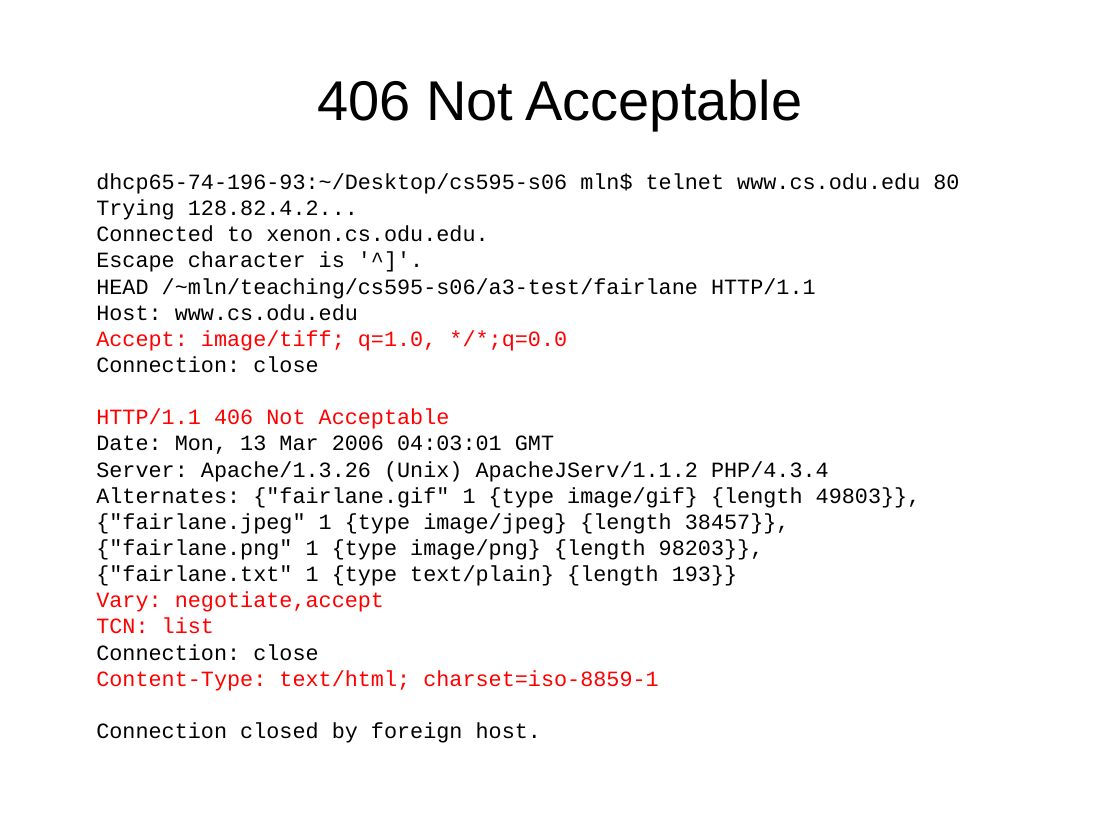
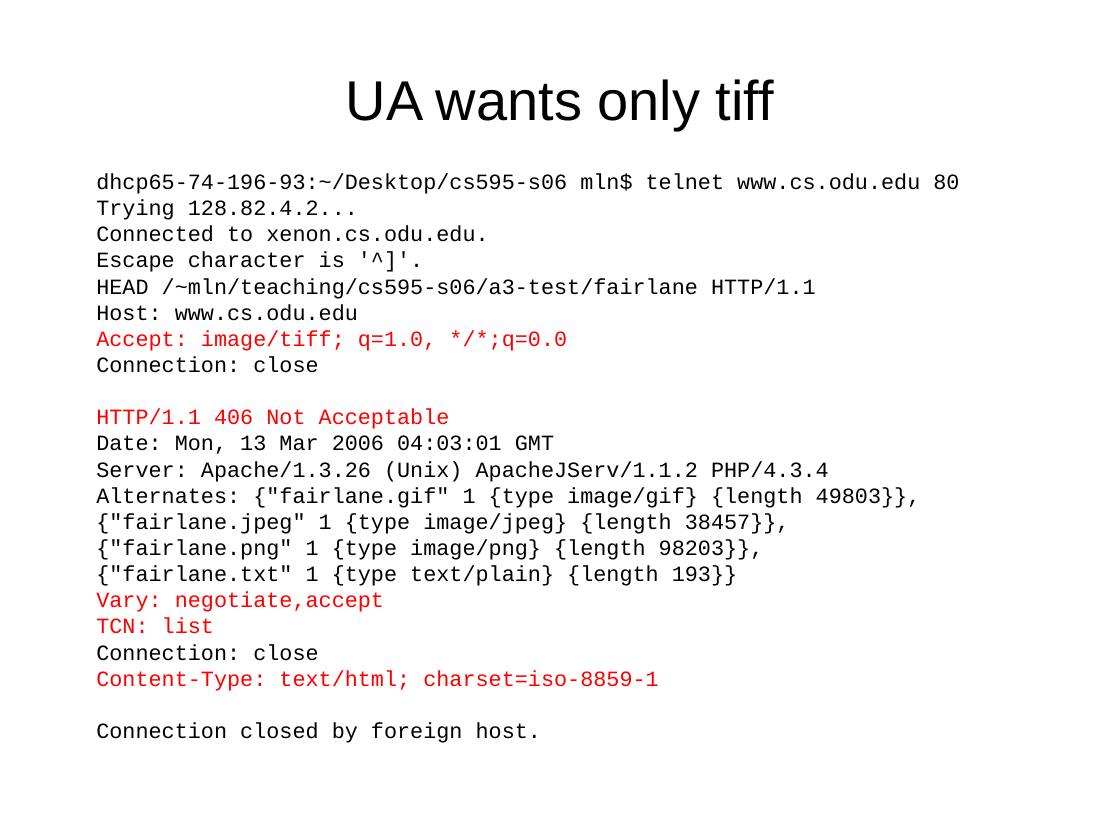
Before and after one commit to phonedude/cs531-f18, a slide deck: slide 22 of slides/week-09-content-negotiation.ppt. Drawn at 1120x840 pixels with LibreOffice and Linux fonts; fonts in the diff are those of the drawing. Boxes give left, top, right and bottom in pixels: in the first picture for what was removed or moved away, otherwise in the second. Text is boxed around its words. In the diff, an @@ line names an element or a change of style, - is before the commit and + after.

```diff
--- a/slides/week-09-content-negotiation.ppt
+++ b/slides/week-09-content-negotiation.ppt
@@ title at [346,79,774,130]: text changed @@
-406 Not Acceptable
+UA wants only tiff
```
Also in this commit, not shown: 17 other slides changed, 1 slide added.
